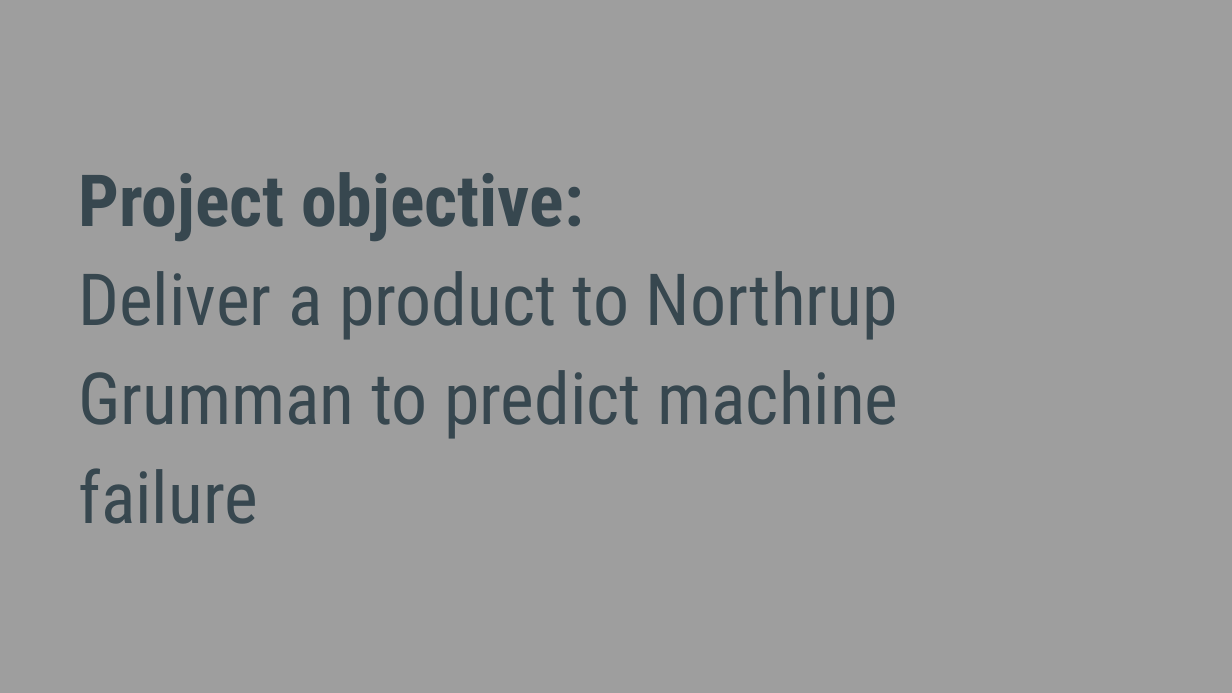
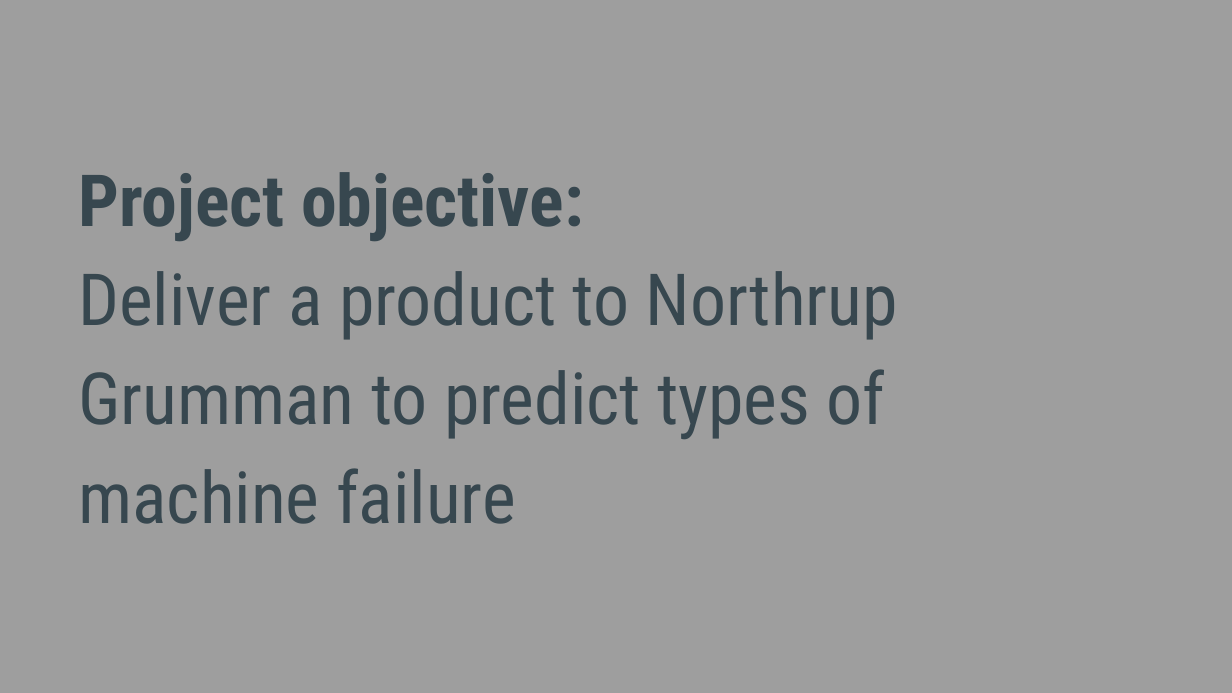
Before and after one commit to tfuger10/Machine-Predictive-Maintenance, a slide deck: slide 2 of Machine-Predictive-Maintenance.pptx. Drawn at 1232x693 pixels with LibreOffice and Linux fonts; fonts in the diff are those of the drawing. Boxes give left, top, right and bottom in pixels: in the first picture for what was removed or moved away, otherwise in the second. Text is boxed around its words. In the diff, an @@ line names an element or a change of style, - is before the commit and + after.

Commit message:
completed revisions after project review recommended by Joe and morgan

```diff
--- a/Machine-Predictive-Maintenance.pptx
+++ b/Machine-Predictive-Maintenance.pptx
@@ title at [78,271,898,524]: text changed @@
-Deliver a product to Northrup Grumman to predict machine failure
+Deliver a product to Northrup Grumman to predict types of machine failure
```
Also in this commit, not shown: 4 other slides changed, 2 slides added, 14 other files.
